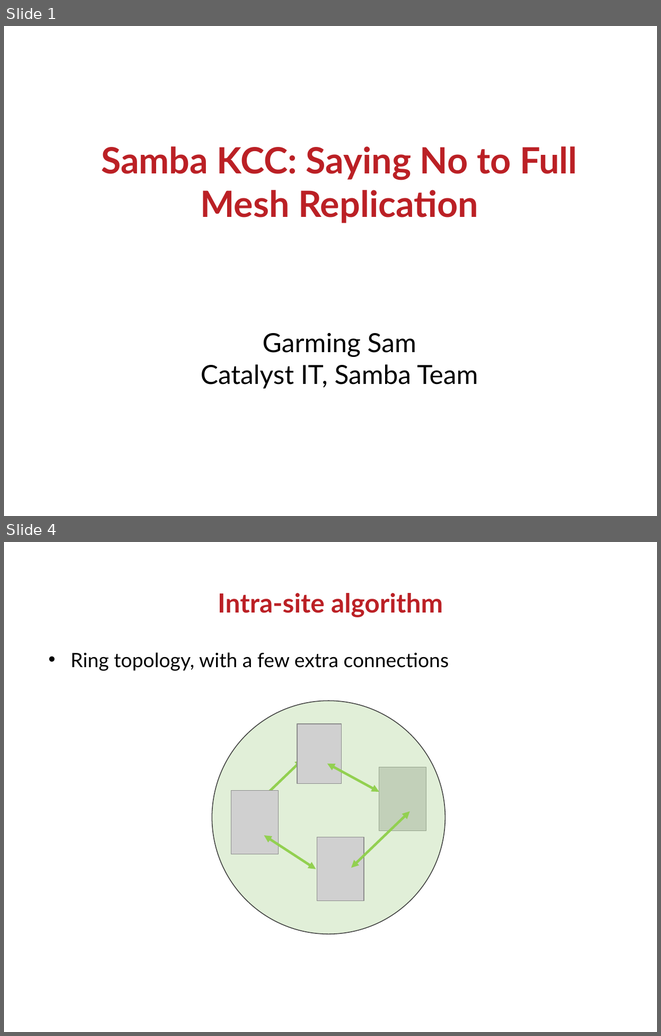
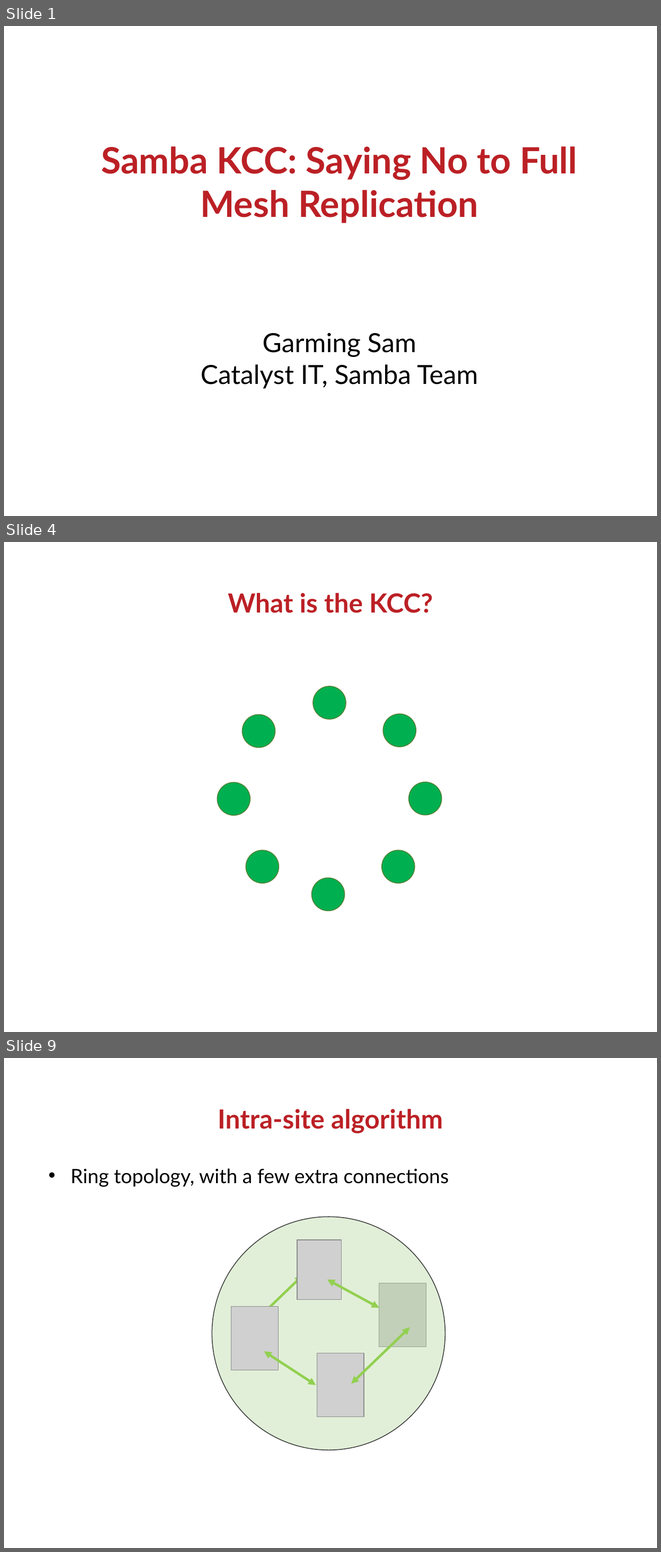
Before and after one commit to GSam/Slides, a slide deck: Samba KCC.odp. Shown one above the other, each under a label of ours: slides 1 and 4 before the commit, slides 1, 4 and 9 after it; the slides between them are not shown. The pictures are 661x1036 and 661x1552 pixels, drawn with LibreOffice and Linux fonts; fonts in the diff are those of the drawing; grey boxes stand for pictures; background and template pictures are left out. Boxes give left, top, right and bottom in pixels: in the first picture for what was removed or moved away, otherwise in the second. Text is boxed around its words. In the diff, an @@ line names an element or a change of style, - is before the commit and + after.

```diff
--- a/Samba KCC.odp
+++ b/Samba KCC.odp
@@ slide 4 added at box(4, 542, 657, 1032), background #FFFFFF @@
@@ title added at box(228, 593, 433, 613), 32 pt, text #BB2025, bold @@
+What is the KCC?
@@ freeform shape added at box(314, 686, 346, 719), fill #00B050, outline #548235 0.99 pt @@
@@ freeform shape added at box(242, 714, 275, 748), fill #00B050, outline #548235 0.99 pt @@
@@ freeform shape added at box(383, 714, 416, 747), fill #00B050, outline #548235 0.99 pt @@
@@ freeform shape added at box(217, 783, 250, 816), fill #00B050, outline #548235 0.99 pt @@
@@ freeform shape added at box(409, 782, 442, 815), fill #00B050, outline #548235 0.99 pt @@
@@ freeform shape added at box(246, 850, 279, 883), fill #00B050, outline #548235 0.99 pt @@
@@ freeform shape added at box(382, 850, 415, 883), fill #00B050, outline #548235 0.99 pt @@
@@ freeform shape added at box(311, 878, 345, 911), fill #00B050, outline #548235 0.99 pt @@
@@ what was slide 4 is now slide 9 @@
```
Also in this commit, not shown: 6 slides changed, 4 other slides added.
